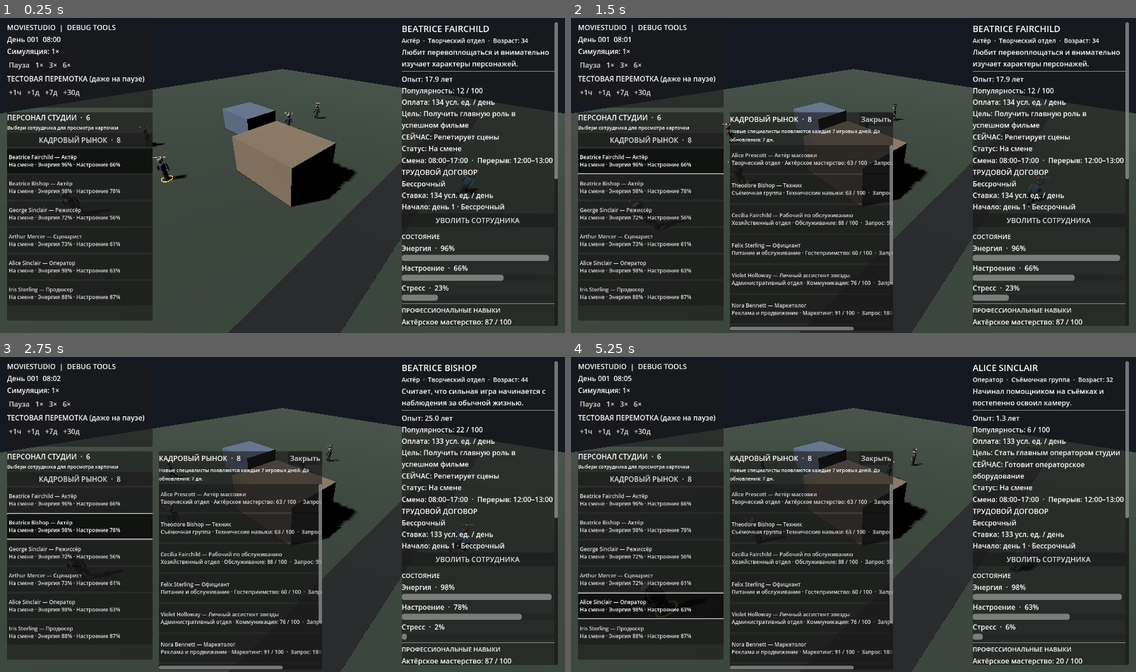
Above: before the commit, frames 1-4 (two rows, left to right).
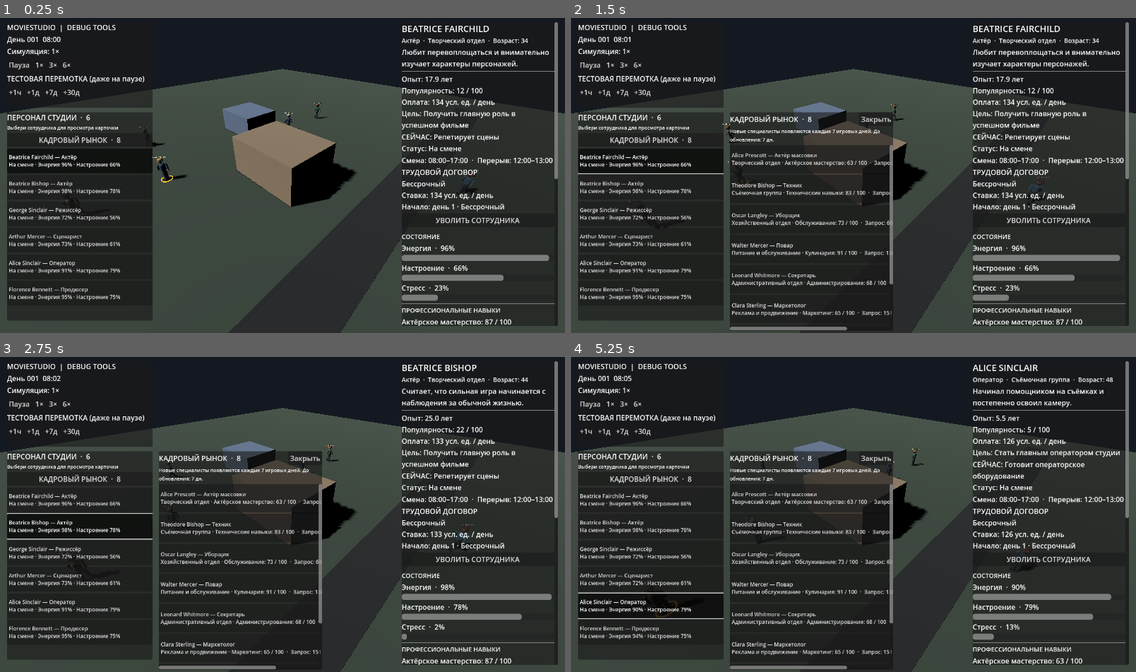
Above: after the commit, the same moments.

Repository: Teft3lb/MovieStudio
Game: Godot game, scene res://scenes/main.tscn
The game is run twice, just before and just after one commit, with the same random seed, the same clock (stepped at 60 frames per second) and the same inputs.
Inputs:
- Up to frame 1 (0.25 s): no input
- Up to frame 2 (1.5 s): click "КАДРОВЫЙ РЫНОК · 8" at 0.5 s; click "Beatrice Fairchild — Актёр На…" at 1.25 s
- Up to frame 3 (2.75 s): click "Beatrice Bishop — Актёр На см…" at 2 s
- Up to frame 4 (5.25 s): click "George Sinclair — Режиссёр На…" at 2.75 s; click "Arthur Mercer — Сценарист На …" at 3.5 s; click "Arthur Mercer — Сценарист На …" at 4.25 s; click "Alice Sinclair — Оператор На …" at 5 s

The runs differ from the first frame. In frame 1, 0.2% of the frame differs, in the area x 1-58%, y 26-90%; in frame 2, 1.0%; in frame 3, 1.0%; in frame 4, 1.3%, in the area x 1-98%, y 6-100%.

Commit message:
feat: generate focused employee specializations

Diff:
--- a/scripts/domain/characters/character_generator.gd
+++ b/scripts/domain/characters/character_generator.gd
@@ -31,9 +31,21 @@
 	data.id = character_id
 	data.first_name = FIRST_NAMES[rng.randi_range(0, FIRST_NAMES.size() - 1)]
 	data.last_name = LAST_NAMES[rng.randi_range(0, LAST_NAMES.size() - 1)]
+	var legacy_specialization_id: String = (
+		PROFESSION_CATALOG_SCRIPT.get_legacy_specialization_id(profession_id)
+	)
 	data.profession_id = PROFESSION_CATALOG_SCRIPT.normalize_profession_id(
 		profession_id
 	)
+	var specialization_ids: Array[String] = (
+		PROFESSION_CATALOG_SCRIPT.get_specialization_ids(data.profession_id)
+	)
+	if not legacy_specialization_id.is_empty():
+		data.specialization_id = legacy_specialization_id
+	elif not specialization_ids.is_empty():
+		data.specialization_id = specialization_ids[
+			rng.randi_range(0, specialization_ids.size() - 1)
+		]
 	data.age = rng.randi_range(20, 64)
 
 	var skills: Dictionary = {}
@@ -49,6 +61,16 @@
 		data.profession_id
 	)
 	skills[primary_skill_id] = rng.randf_range(56.0, 94.0)
+
+	var specialization_skill_id: String = (
+		PROFESSION_CATALOG_SCRIPT.get_specialization_skill_id(
+			data.profession_id,
+			data.specialization_id
+		)
+	)
+	if not specialization_skill_id.is_empty():
+		skills[specialization_skill_id] = rng.randf_range(56.0, 94.0)
+
 	data.skills = skills
 
 	data.experience = rng.randf_range(0.0, 48.0)
